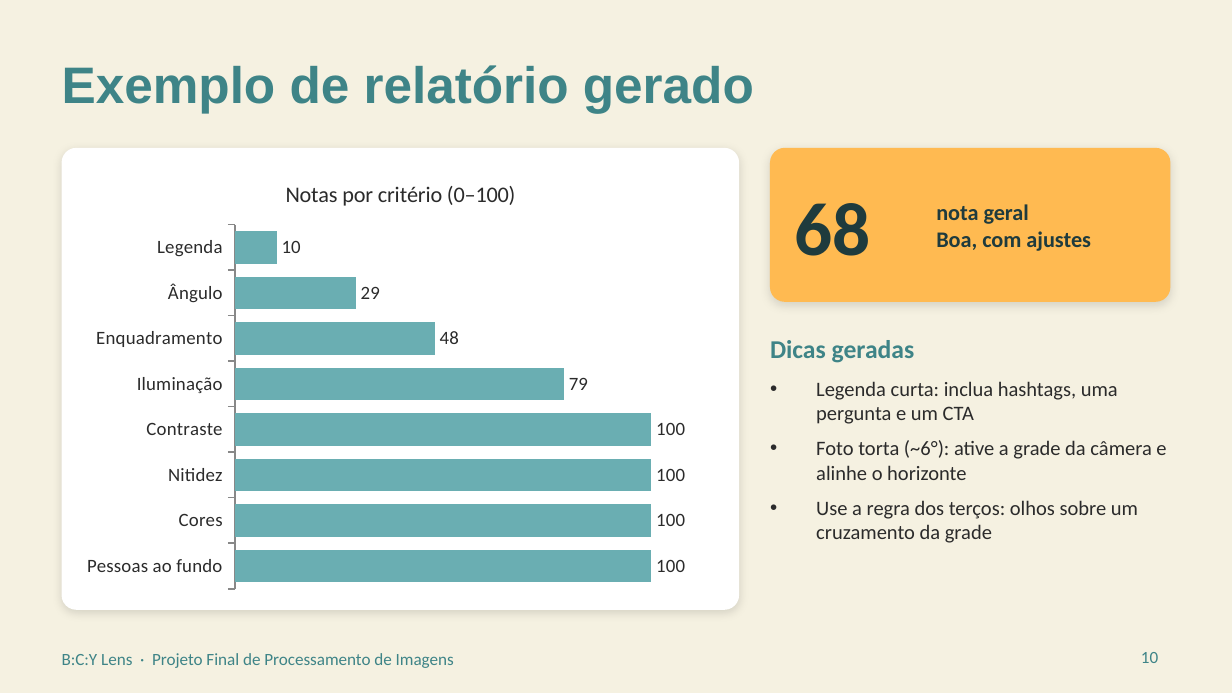
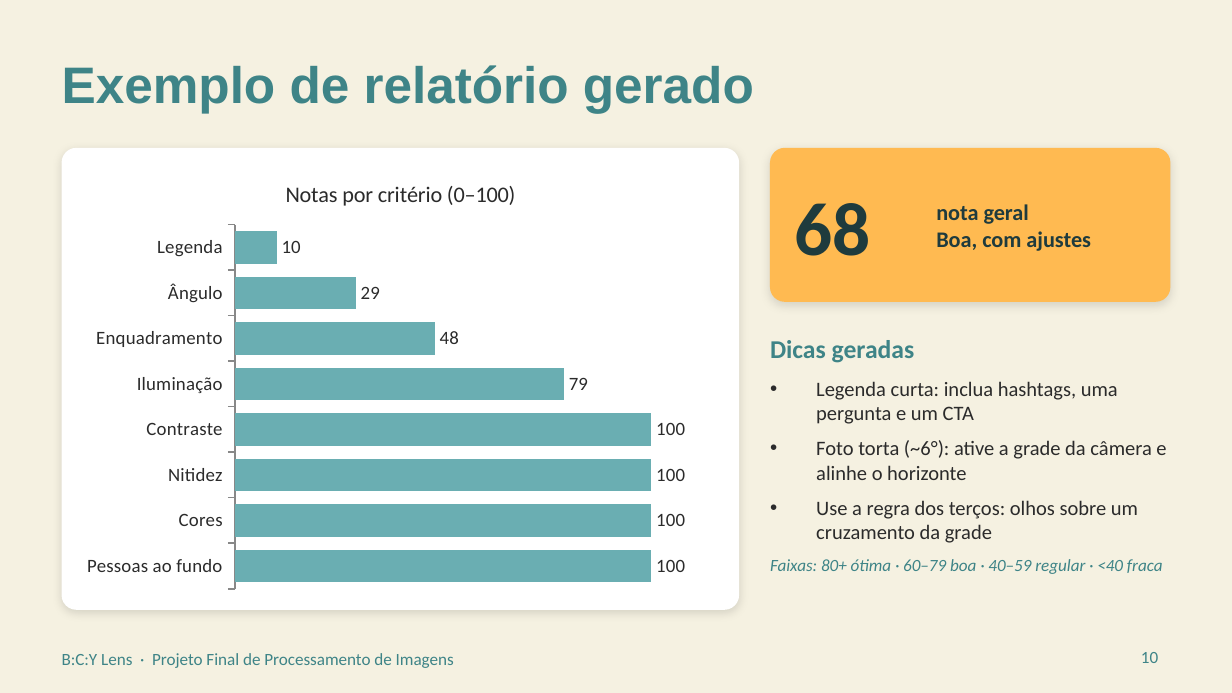
Before and after one commit to Guilherme22B/BYC, a slide deck: slide 10 of apresentacao/BCY_Lens.pptx. Drawn at 1232x693 pixels with LibreOffice and Linux fonts; fonts in the diff are those of the drawing. Boxes give left, top, right and bottom in pixels: in the first picture for what was removed or moved away, otherwise in the second. Text is boxed around its words. In the diff, an @@ line names an element or a change of style, - is before the commit and + after.

```diff
--- a/apresentacao/BCY_Lens.pptx
+++ b/apresentacao/BCY_Lens.pptx
@@ text added at [770,559,1163,574], 10 pt, text #3E8487, italic @@
+Faixas: 80+ ótima · 60–79 boa · 40–59 regular · <40 fraca
```
Also in this commit, not shown: 2 other slides changed, 1 slide added.
